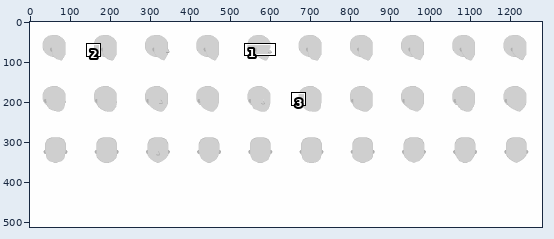
Pixel-art file: Assets/Images/Pepo_Hair.aseprite. Above: a wide view before the commit, with the close-up outlined.
Close-up. The starting point:
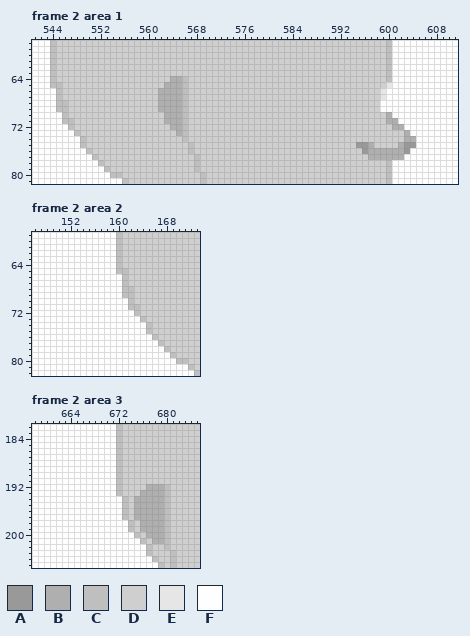
1280x512 pixels, 2 frames. Colours within 5 levels of each other are drawn and written as one. Shown: frame 2 area 1: x 541..611, y 58..81; frame 2 area 2: x 146..173, y 59..82; frame 2 area 3: x 658..685, y 182..205. The commit also changed other frames or places, which this record leaves out.
Visible layers, top first: "Fringe", "Tendrils", "Head", "Back", "Up", "Whiteout".
Palette (. is transparent): A #999999  B #afafaf  C #bfbfbf  D #cfcfcf  E #e6e6e6  F #fefefe
Pixels before, frame 2 area 1, first column x 541:
58 FFFCDDDDDDDDDDDDDDDDDDDDDDDDDDDDDDDDDDDDDDDDDDDDDDDDDDDDDDDCFFFFFFFFFFF
59 FFFCDDDDDDDDDDDDDDDDDDDDDDDDDDDDDDDDDDDDDDDDDDDDDDDDDDDDDDDCFFFFFFFFFFF
60 FFFCDDDDDDDDDDDDDDDDDDDDDDDDDDDDDDDDDDDDDDDDDDDDDDDDDDDDDDDCFFFFFFFFFFF
61 FFFCDDDDDDDDDDDDDDDDDDDDDDDDDDDDDDDDDDDDDDDDDDDDDDDDDDDDDDDCFFFFFFFFFFF
62 FFFCDDDDDDDDDDDDDDDDDDDDDDDDDDDDDDDDDDDDDDDDDDDDDDDDDDDDDDDCFFFFFFFFFFF
63 FFFCDDDDDDDDDDDDDDDDDDDDDDDDDDDDDDDDDDDDDDDDDDDDDDDDDDDDDDDCFFFFFFFFFFF
64 FFFCDDDDDDDDDDDDDDDDDDDBBCDDDDDDDDDDDDDDDDDDDDDDDDDDDDDDDDDCFFFFFFFFFFF
65 FFFCCDDDDDDDDDDDDDDDDDBBBCDDDDDDDDDDDDDDDDDDDDDDDDDDDDDDDDDEFFFFFFFFFFF
66 FFFFCDDDDDDDDDDDDDDDDBBBBCDDDDDDDDDDDDDDDDDDDDDDDDDDDDDDDDEFFFFFFFFFFFF
67 FFFFCDDDDDDDDDDDDDDDDBBBBCDDDDDDDDDDDDDDDDDDDDDDDDDDDDDDDDEFFFFFFFFFFFF
68 FFFFCCDDDDDDDDDDDDDDDBBBBCDDDDDDDDDDDDDDDDDDDDDDDDDDDDDDDDFFFFFFFFFFFFF
69 FFFFCCDDDDDDDDDDDDDDDBBBBCDDDDDDDDDDDDDDDDDDDDDDDDDDDDDDDDFFFFFFFFFFFFF
70 FFFFFCDDDDDDDDDDDDDDDDBBBCDDDDDDDDDDDDDDDDDDDDDDDDDDDDDDDDDBFFFFFFFFFFF
71 FFFFFCCDDDDDDDDDDDDDDDBBBCDDDDDDDDDDDDDDDDDDDDDDDDDDDDDDDDDBBFFFFFFFFFF
72 FFFFFFCDDDDDDDDDDDDDDDDBBCDDDDDDDDDDDDDDDDDDDDDDDDDDDDDDDDDDBBFFFFFFFFF
73 FFFFFFFCDDDDDDDDDDDDDDDDBCDDDDDDDDDDDDDDDDDDDDDDDDDDDDDDDDDDDDBFFFFFFFF
74 FFFFFFFFCDDDDDDDDDDDDDDDDCDDDDDDDDDDDDDDDDDDDDDDDDDDDDDDDDDDDDBBFFFFFFF
75 FFFFFFFFCDDDDDDDDDDDDDDDDDCDDDDDDDDDDDDDDDDDDDDDDDDDDDAABDDDDBAAFFFFFFF
76 FFFFFFFFFCDDDDDDDDDDDDDDDDCDDDDDDDDDDDDDDDDDDDDDDDDDDDDABBBBBBAFFFFFFFF
77 FFFFFFFFFFCDDDDDDDDDDDDDDDDCDDDDDDDDDDDDDDDDDDDDDDDDDDDDBBBBBBFFFFFFFFF
78 FFFFFFFFFFFCDDDDDDDDDDDDDDDCDDDDDDDDDDDDDDDDDDDDDDDDDDDDDDDCFFFFFFFFFFF
79 FFFFFFFFFFFFCDDDDDDDDDDDDDDCDDDDDDDDDDDDDDDDDDDDDDDDDDDDDDDCFFFFFFFFFFF
80 FFFFFFFFFFFFFCCDDDDDDDDDDDDDCDDDDDDDDDDDDDDDDDDDDDDDDDDDDDDCFFFFFFFFFFF
81 FFFFFFFFFFFFFFFCDDDDDDDDDDDDCDDDDDDDDDDDDDDDDDDDDDDDDDDDDDDCFFFFFFFFFFF
Pixels before, frame 2 area 2, first column x 146:
59 FFFFFFFFFFFFFFCDDDDDDDDDDDDD
60 FFFFFFFFFFFFFFCDDDDDDDDDDDDD
61 FFFFFFFFFFFFFFCDDDDDDDDDDDDD
62 FFFFFFFFFFFFFFCDDDDDDDDDDDDD
63 FFFFFFFFFFFFFFCDDDDDDDDDDDDD
64 FFFFFFFFFFFFFFCDDDDDDDDDDDDD
65 FFFFFFFFFFFFFFCCDDDDDDDDDDDD
66 FFFFFFFFFFFFFFFCDDDDDDDDDDDD
67 FFFFFFFFFFFFFFFCDDDDDDDDDDDD
68 FFFFFFFFFFFFFFFCCDDDDDDDDDDD
69 FFFFFFFFFFFFFFFCCDDDDDDDDDDD
70 FFFFFFFFFFFFFFFFCDDDDDDDDDDD
71 FFFFFFFFFFFFFFFFCCDDDDDDDDDD
72 FFFFFFFFFFFFFFFFFCDDDDDDDDDD
73 FFFFFFFFFFFFFFFFFFCDDDDDDDDD
74 FFFFFFFFFFFFFFFFFFFCDDDDDDDD
75 FFFFFFFFFFFFFFFFFFFCDDDDDDDD
76 FFFFFFFFFFFFFFFFFFFFCDDDDDDD
77 FFFFFFFFFFFFFFFFFFFFFCDDDDDD
78 FFFFFFFFFFFFFFFFFFFFFFCDDDDD
79 FFFFFFFFFFFFFFFFFFFFFFFCDDDD
80 FFFFFFFFFFFFFFFFFFFFFFFFCCDD
81 FFFFFFFFFFFFFFFFFFFFFFFFFFCD
82 FFFFFFFFFFFFFFFFFFFFFFFFFFFC
Pixels before, frame 2 area 3, first column x 658:
182 FFFFFFFFFFFFFFCDDDDDDDDDDDDD
183 FFFFFFFFFFFFFFCDDDDDDDDDDDDD
184 FFFFFFFFFFFFFFCDDDDDDDDDDDDD
185 FFFFFFFFFFFFFFCDDDDDDDDDDDDD
186 FFFFFFFFFFFFFFCDDDDDDDDDDDDD
187 FFFFFFFFFFFFFFCDDDDDDDDDDDDD
188 FFFFFFFFFFFFFFCDDDDDDDDDDDDD
189 FFFFFFFFFFFFFFCDDDDDDDDDDDDD
190 FFFFFFFFFFFFFFCDDDDDDDDDDDDD
191 FFFFFFFFFFFFFFCDDDDDDDDDDDDD
192 FFFFFFFFFFFFFFCDDDDBBBCDDDDD
193 FFFFFFFFFFFFFFCDDDBBBBCDDDDD
194 FFFFFFFFFFFFFFFCDBBBBBCDDDDD
195 FFFFFFFFFFFFFFFCDBBBBBCDDDDD
196 FFFFFFFFFFFFFFFCDBBBBBCDDDDD
197 FFFFFFFFFFFFFFFCDBBBBBCDDDDD
198 FFFFFFFFFFFFFFFFCDBBBBCDDDDD
199 FFFFFFFFFFFFFFFFCDBBBBCDDDDD
200 FFFFFFFFFFFFFFFFFCDBBBCDDDDD
201 FFFFFFFFFFFFFFFFFFCDBBCDDDDD
202 FFFFFFFFFFFFFFFFFFFCDDCDDDDD
203 FFFFFFFFFFFFFFFFFFFCDDDCDDDD
204 FFFFFFFFFFFFFFFFFFFFCDDCDDDD
205 FFFFFFFFFFFFFFFFFFFFFCDCDDDD
After the commit:
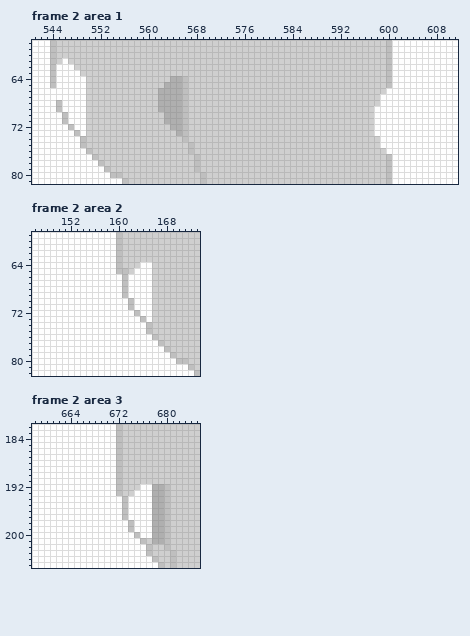
The exact change:
{"change": "layer \"Tendrils\" removed"}
{"where": "frame 2 area 1"}
{"frame":2,"y":61,"x":546,"old":"D","new":"F"}
{"frame":2,"y":62,"x":545,"old":"DDD","new":"FFF"}
{"frame":2,"y":63,"x":545,"old":"DDDD","new":"FFFF"}
{"frame":2,"y":64,"x":545,"old":"DDDDD","new":"FFFFF"}
{"frame":2,"y":65,"x":545,"old":"CDDDD","new":"FFFFF"}
{"frame":2,"y":65,"x":600,"old":"E","new":"C"}
{"frame":2,"y":66,"x":545,"old":"CDDDD","new":"FFFFF"}
{"frame":2,"y":66,"x":599,"old":"E","new":"D"}
{"frame":2,"y":67,"x":545,"old":"CDDDD","new":"FFFFF"}
{"frame":2,"y":67,"x":599,"old":"E","new":"F"}
{"frame":2,"y":68,"x":546,"old":"CDDD","new":"FFFF"}
{"frame":2,"y":69,"x":546,"old":"CDDD","new":"FFFF"}
{"frame":2,"y":69,"x":598,"old":"D","new":"F"}
{"frame":2,"y":70,"x":547,"old":"DDD","new":"FFF"}
{"frame":2,"y":70,"x":598,"old":"DDB","new":"FFF"}
{"frame":2,"y":71,"x":547,"old":"CDD","new":"FFF"}
{"frame":2,"y":71,"x":598,"old":"DDBB","new":"FFFF"}
{"frame":2,"y":72,"x":548,"old":"DD","new":"FF"}
{"frame":2,"y":72,"x":598,"old":"DDDBB","new":"FFFFF"}
{"frame":2,"y":73,"x":549,"old":"D","new":"F"}
{"frame":2,"y":73,"x":598,"old":"DDDDDB","new":"FFFFFF"}
{"frame":2,"y":74,"x":599,"old":"DDDDBB","new":"FFFFFF"}
{"frame":2,"y":75,"x":595,"old":"AAB","new":"DDD"}
{"frame":2,"y":75,"x":599,"old":"DDDBAA","new":"FFFFFF"}
{"frame":2,"y":76,"x":596,"old":"ABBBBBBA","new":"DDDDFFFF"}
{"frame":2,"y":77,"x":597,"old":"BBBBBB","new":"DDDCFF"}
{"where": "frame 2 area 2, layer \"Head\""}
{"frame":2,"y":64,"x":164,"old":"DD","new":"FF"}
{"frame":2,"y":65,"x":163,"old":"DDD","new":"FFF"}
{"frame":2,"y":66,"x":162,"old":"DDDD","new":"FFFF"}
{"frame":2,"y":67,"x":162,"old":"DDDD","new":"FFFF"}
{"frame":2,"y":68,"x":162,"old":"CDDD","new":"FFFF"}
{"frame":2,"y":69,"x":162,"old":"CDDD","new":"FFFF"}
{"frame":2,"y":70,"x":163,"old":"DDD","new":"FFF"}
{"frame":2,"y":71,"x":163,"old":"CDD","new":"FFF"}
{"frame":2,"y":72,"x":164,"old":"DD","new":"FF"}
{"frame":2,"y":73,"x":165,"old":"D","new":"F"}
{"where": "frame 2 area 3, layer \"Head\""}
{"frame":2,"y":192,"x":676,"old":"DB","new":"FF"}
{"frame":2,"y":193,"x":675,"old":"DBB","new":"FFF"}
{"frame":2,"y":194,"x":674,"old":"DBBB","new":"FFFF"}
{"frame":2,"y":195,"x":674,"old":"DBBB","new":"FFFF"}
{"frame":2,"y":196,"x":674,"old":"DBBB","new":"FFFF"}
{"frame":2,"y":197,"x":674,"old":"DBBB","new":"FFFF"}
{"frame":2,"y":198,"x":675,"old":"DBB","new":"FFF"}
{"frame":2,"y":199,"x":675,"old":"DBB","new":"FFF"}
{"frame":2,"y":200,"x":676,"old":"DB","new":"FF"}
{"label":"changed","picture_box":[56,58,86,136]}
{"label":"changed","picture_box":[356,82,416,160]}
{"label":"changed","picture_box":[128,262,152,322]}
{"label":"changed","picture_box":[128,484,152,538]}
